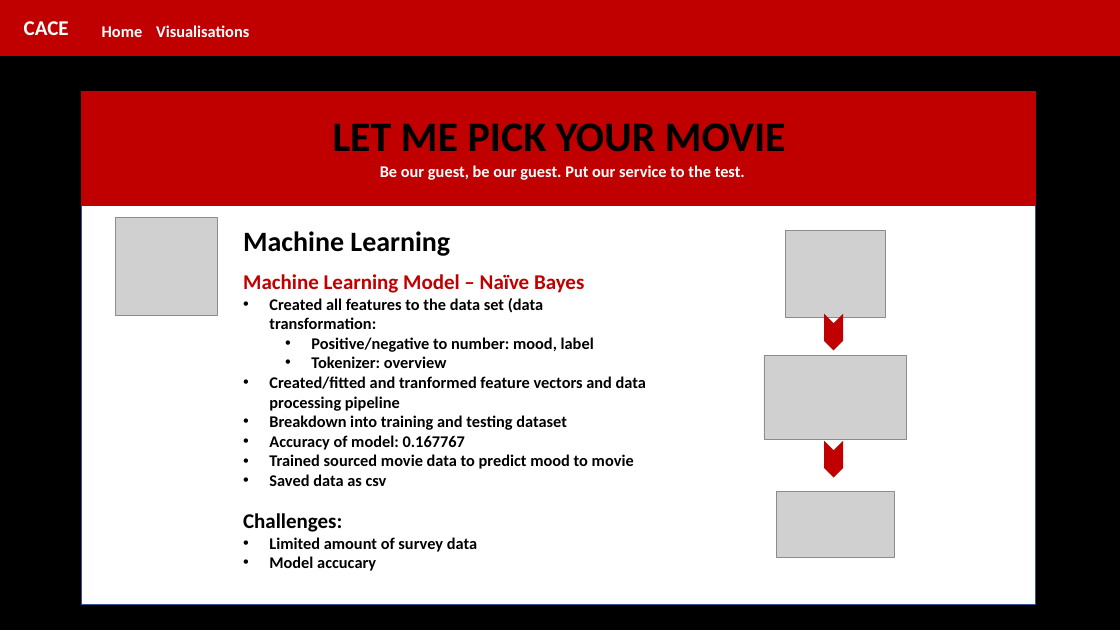
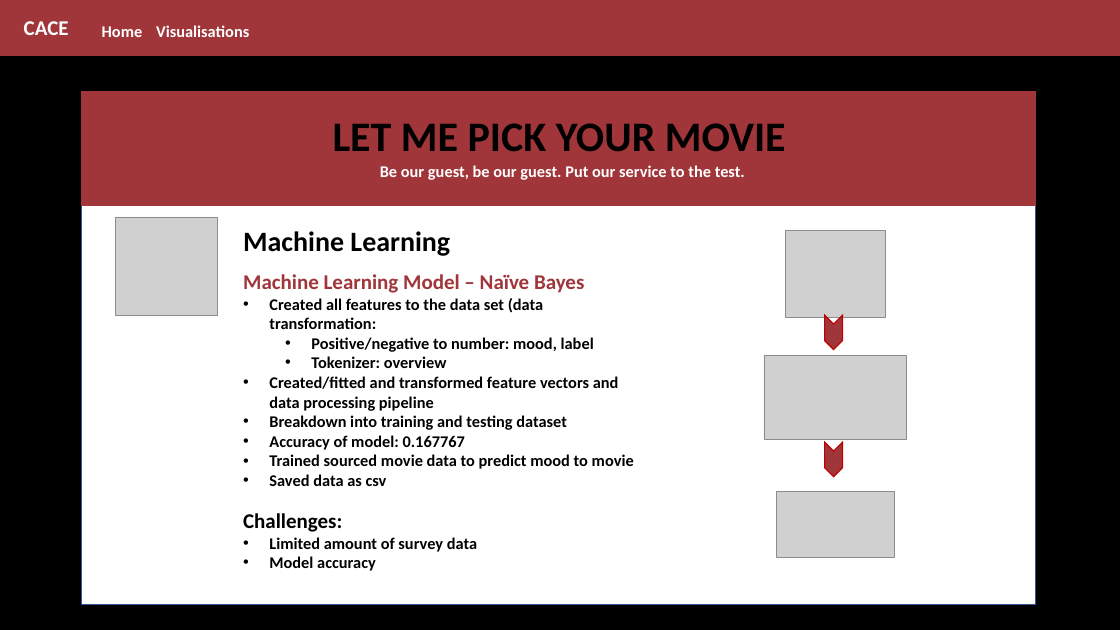
Before and after one commit to CarmenK2/Movie_Pick, a slide deck: slide 7 of Presentation/MoviePick.pptx. Drawn at 1120x630 pixels with LibreOffice and Linux fonts; fonts in the diff are those of the drawing; grey boxes stand for pictures. Boxes give left, top, right and bottom in pixels: in the first picture for what was removed or moved away, otherwise in the second. Text is boxed around its words. In the diff, an @@ line names an element or a change of style, - is before the commit and + after.

```diff
--- a/Presentation/MoviePick.pptx
+++ b/Presentation/MoviePick.pptx
@@ rectangle at (x1=0, y1=0, x2=1120, y2=55): fill #C00000 to #A0353A; outline #C00000 1 pt to #A0353A 1 pt @@
@@ rectangle at (x1=82, y1=92, x2=1036, y2=206): fill #C00000 to #A0353A; outline #C00000 1 pt to #A0353A 1 pt @@
@@ text at (x1=243, y1=274, x2=584, y2=293): text colour #C00000 to #A0353A in "Machine Learning Model – Naïve Bayes" @@
@@ chevron at (x1=825, y1=315, x2=843, y2=350): fill #C00000 to #A0353A @@
@@ text at (x1=269, y1=376, x2=619, y2=411): text changed @@
-• Created/fitted and tranformed feature vectors and data processing pipeline
+• Created/fitted and transformed feature vectors and data processing pipeline
@@ chevron at (x1=825, y1=442, x2=843, y2=476): fill #C00000 to #A0353A @@
@@ text at (x1=269, y1=556, x2=376, y2=571): text changed @@
-• Model accucary
+• Model accuracy
```
Also in this commit, not shown: 12 other slides changed, 3 other files.
